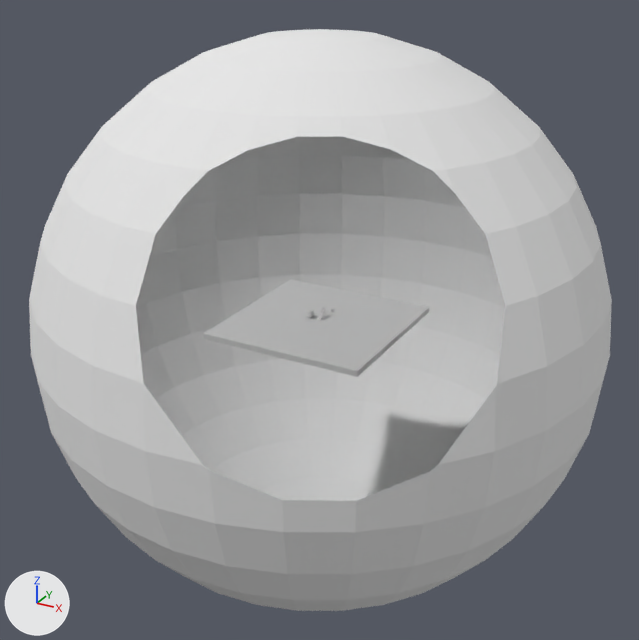
Before and after pictures for a commit that changed the Blender file game_engine/mouse_look.blend.
Before and after are seen from a 50 mm camera at (141.0, -256.9, 128.3) aimed at (-0.2, -0.1, 0.0). Every picture has the same lights, and +X, +Y and +Z are marked at lower left. Everything nearer to the camera than a plane just in front of the edit is cut away.

Before the edit, the objects in view are built like this:
```python
me_cube_001 = bpy.data.meshes.new('Cube.001')
me_cube_001.from_pydata(...)  # a box spanning x -1.0..1.0, y -1.0..1.0, z -1.0..1.0
me_cube_002 = bpy.data.meshes.new('Cube.002')
me_cube_002.from_pydata(...)  # a box spanning x -30.0..30.0, y -30.0..30.0, z -1.0..1.0
me_cube_002.materials.append(mat_material_001)  # its picture is missing
ob_cube_001 = bpy.data.objects.new('Cube.001', me_cube_001)
ob_cube_001.parent = ob_empty
ob_cube_001.location = (0.0, 0.0, 1.0)
ob_empty = bpy.data.objects.new('Empty', None)
ob_empty.location = (-4.245, 0.0, 0.768)
ob_ground = bpy.data.objects.new('Ground', me_cube_002)
ob_ground.location = (0.0, 0.0, -1.0)
# also in view: 'Sphere' at (0.0, 0.0, 0.0)
```
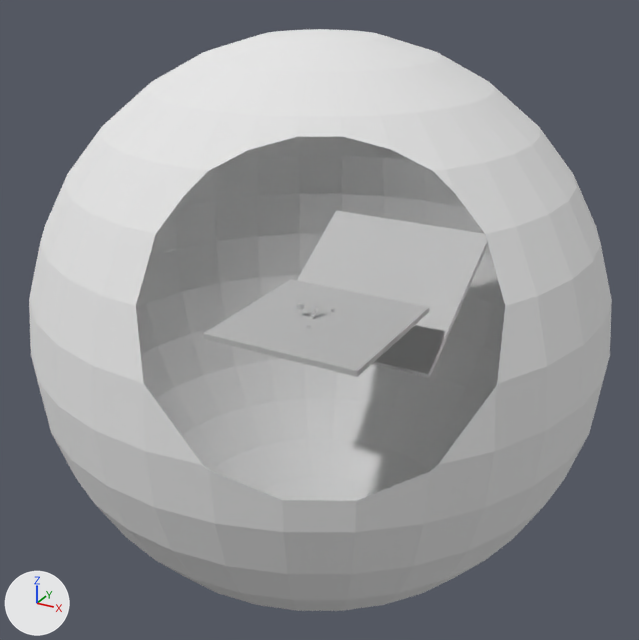
ob_empty is not drawn itself; it is the parent of ob_cube_001.

Pixel boxes [x1, y1, x2, y2] of what changed, in the pictures (639 x 640 px):
'Ground.001', added: after [297, 211, 488, 378]
'Cube.001', moved: before [306, 309, 314, 317]; after [297, 302, 304, 310]

What the commit changed:
Object 'Empty' (ob_empty) moves from (-4.245, 0.0, 0.768) to (-8.217, 0.0, 3.691).
Object 'Cube.001' (ob_cube_001) moves from (0.0, 0.0, 1.0) to (0.0, 0.0, 0.0).
Object 'Ground.001' (ob_ground_001) is new; it shows me_cube_002.
Its location is (0.0, 49.6, -4.3).
Its rotation in degrees is (31, 0, 0).
Its scale is (1.18, 1.18, 1.18).
